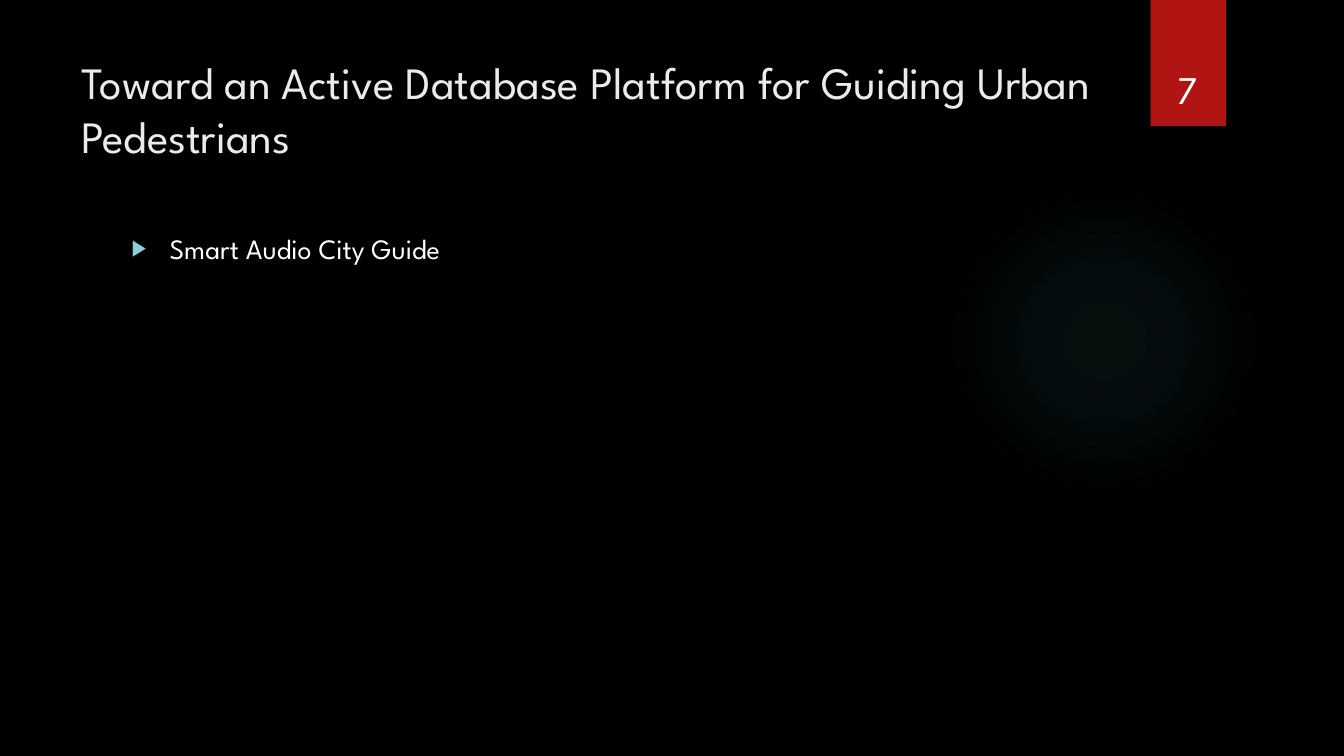
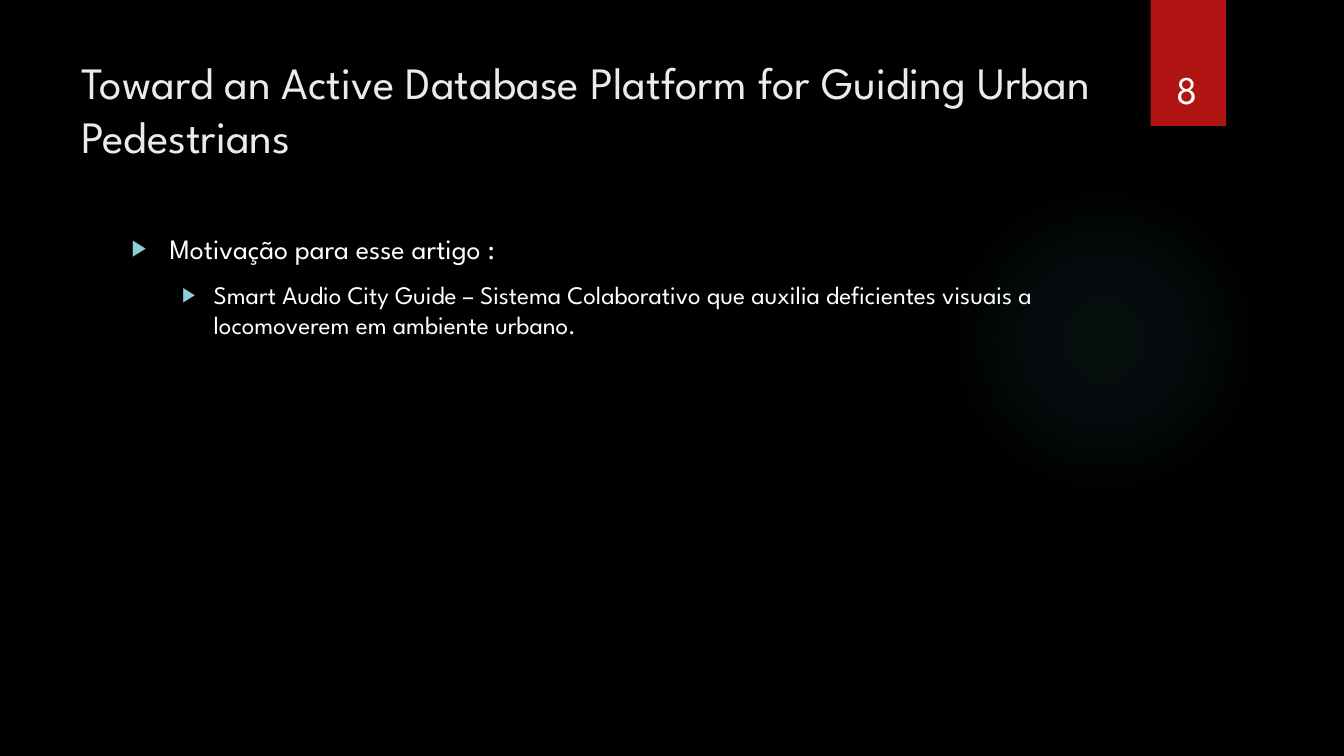
Before and after one commit to gorobaum/t2bd, a slide deck: slide 8 of apresentacao.pptx (slide 7 before the commit). Drawn at 1344x756 pixels with LibreOffice and Linux fonts; fonts in the diff are those of the drawing; background and template pictures are left out. Boxes give left, top, right and bottom in pixels: in the first picture for what was removed or moved away, otherwise in the second. Text is boxed around its words. In the diff, an @@ line names an element or a change of style, - is before the commit and + after.

```diff
--- a/apresentacao.pptx
+++ b/apresentacao.pptx
@@ page number at [1177,77,1198,105]: text changed @@
-7
+8
@@ text at [170,240,1031,335]: text changed; size 20 to 18 pt @@
-▶ Smart Audio City Guide
+▶ Motivação para esse artigo :
+  ▶ Smart Audio City Guide – Sistema Colaborativo que auxilia deficientes visuais a locomoverem em ambiente urbano.
```
Also in this commit, not shown: 2 other slides changed, 6 slides added, 1 slide removed.
